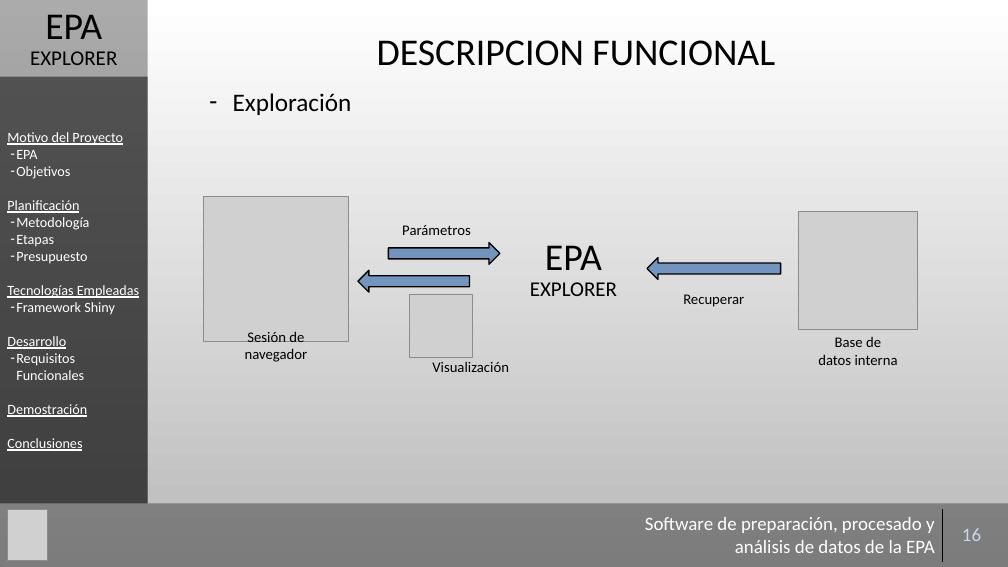
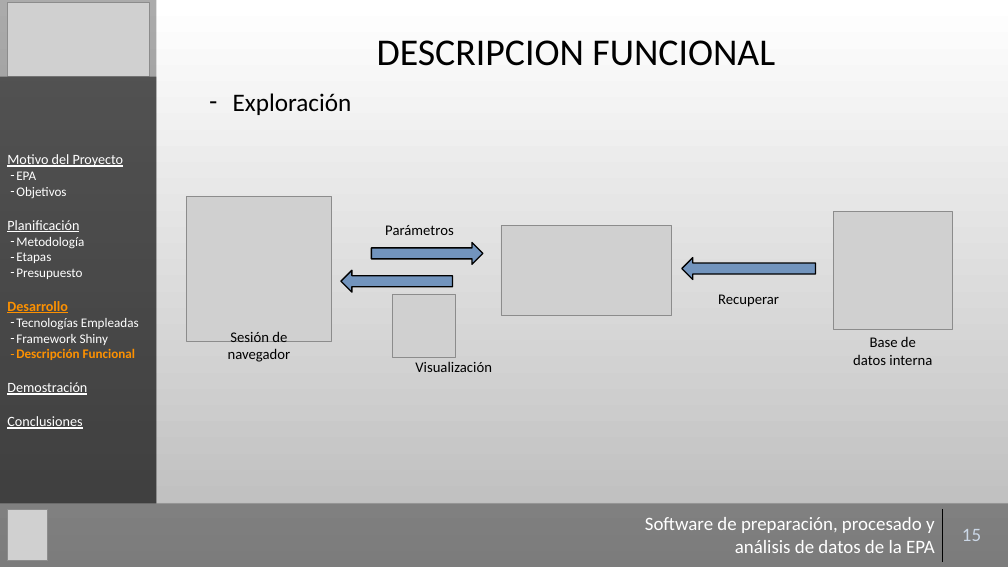
Before and after one commit to Gaulent/epa_explorer, a slide deck: slide 15 of mem/presentacion.pptx (slide 16 before the commit). Drawn at 1008x567 pixels with LibreOffice and Linux fonts; fonts in the diff are those of the drawing; grey boxes stand for pictures; background and template pictures are left out. Boxes give left, top, right and bottom in pixels: in the first picture for what was removed or moved away, otherwise in the second. Text is boxed around its words. In the diff, an @@ line names an element or a change of style, - is before the commit and + after.

```diff
--- a/mem/presentacion.pptx
+++ b/mem/presentacion.pptx
@@ rectangle: place and size @@
-rectangle at box(0, 0, 147, 504)
+rectangle at box(0, 0, 157, 504)
@@ picture added at box(8, 2, 149, 76) @@
@@ text removed at box(30, 15, 117, 65) @@
-EPA
-EXPLORER
@@ rectangle "Motivo del Proyecto": place and size @@
-rectangle "Motivo del Proyecto" at box(0, 76, 147, 503)
+rectangle "Motivo del Proyecto" at box(0, 76, 157, 503)
@@ text in rectangle at box(16, 171, 139, 345): size 13.5 to 12.5 pt in "EPA", "Objetivos", "Metodología", "Etapas" and 3 more places; underline off in "Tecnologías Empleadas"; bullet none to - @@
@@ text "Parámetros": place and size @@
-text "Parámetros" at box(402, 225, 471, 235)
+text "Parámetros" at box(385, 225, 454, 235)
@@ picture added at box(501, 225, 672, 315) @@
@@ text removed at box(545, 245, 602, 270) @@
-EPA
-EXPLORER
@@ 2 texts, 1 picture, 1 down arrow: place and size @@
-2 texts, 1 picture, 1 down arrow at box(647, 211, 918, 365)
+2 texts, 1 picture, 1 down arrow at box(682, 211, 953, 365)
@@ 2 pictures, 2 down arrows, 1 text: place and size @@
-2 pictures, 2 down arrows, 1 text at box(203, 197, 500, 362)
+2 pictures, 2 down arrows, 1 text at box(187, 197, 484, 362)
@@ text in rectangle at box(7, 301, 68, 313): paragraph added @@
+Desarrollo
@@ text in rectangle at box(16, 349, 136, 360): text changed; size 13.5 to 12.5 pt; text colour #FFFFFF to #FD9101; bold on @@
-Desarrollo
-– Requisitos Funcionales
+– Descripción Funcional
@@ text "Visualización": place and size @@
-text "Visualización" at box(432, 362, 509, 372)
+text "Visualización" at box(415, 362, 492, 372)
@@ table at box(634, 509, 1001, 562) @@
-row 1, column 2: 16
+row 1, column 2: 15
```
Also in this commit, not shown: 27 other slides changed, 1 slide removed, 1 other file.
